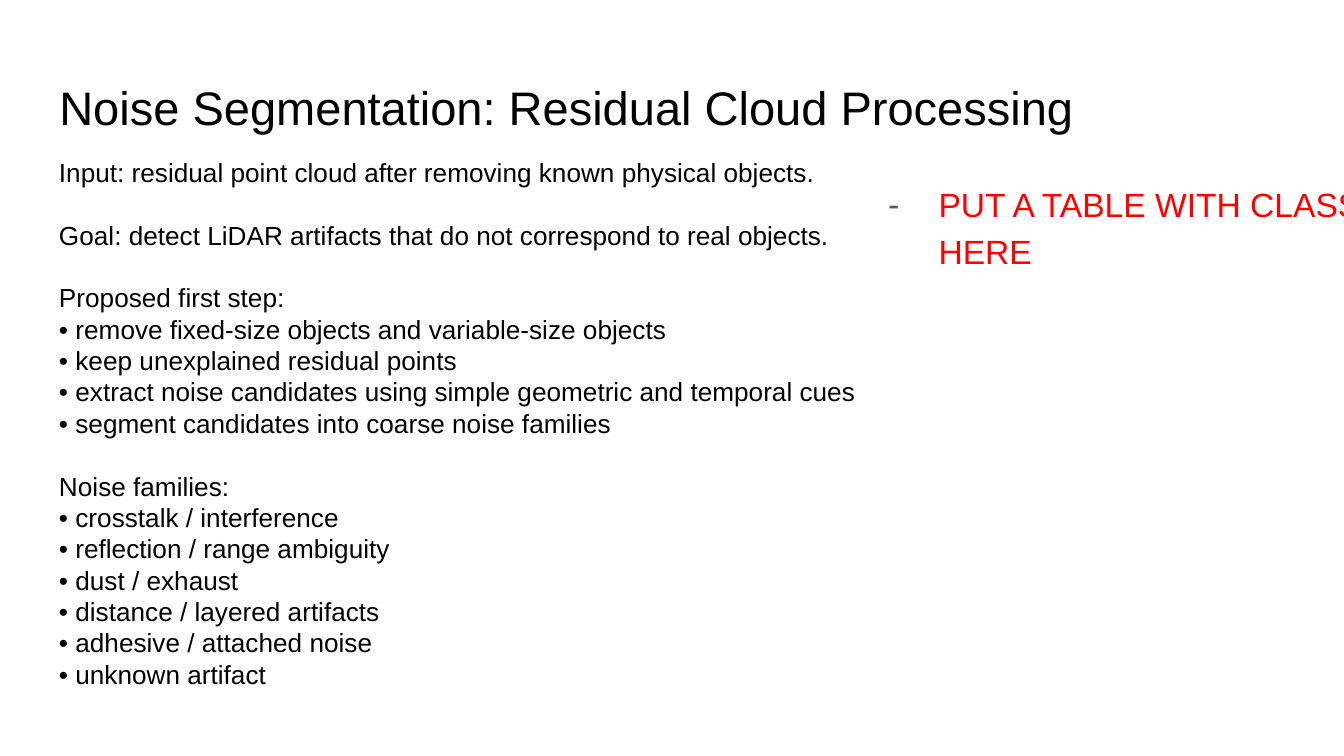
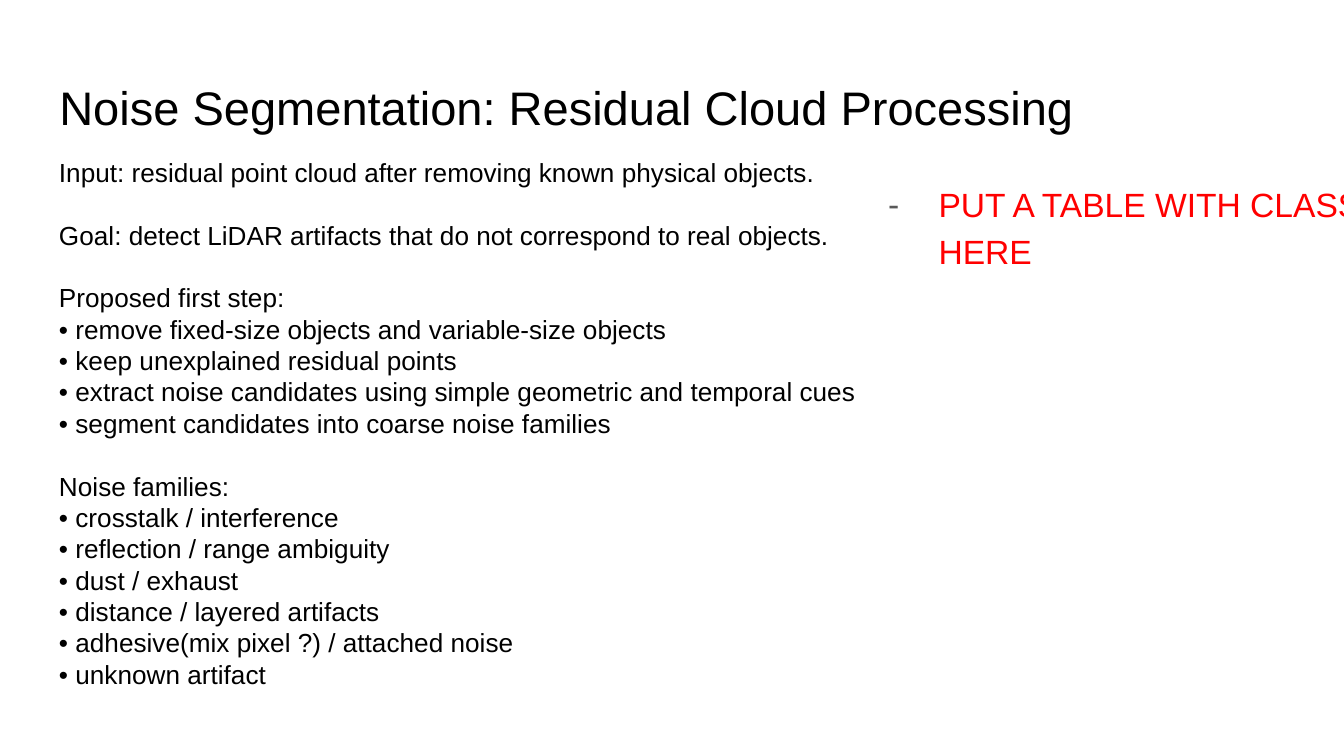
Before and after one commit to Thegarton/noise_segmentation, a slide deck: slide 16 of first_report_noise_seg.pptx (slide 15 before the commit). Drawn at 1344x756 pixels with LibreOffice and Linux fonts; fonts in the diff are those of the drawing. Boxes give left, top, right and bottom in pixels: in the first picture for what was removed or moved away, otherwise in the second. Text is boxed around its words. In the diff, an @@ line names an element or a change of style, - is before the commit and + after.

```diff
--- a/first_report_noise_seg.pptx
+++ b/first_report_noise_seg.pptx
@@ text at (75, 633, 514, 658): text changed @@
-• adhesive / attached noise
+• adhesive(mix pixel ?) / attached noise
```
Also in this commit, not shown: 2 other slides changed, 1 slide added.
